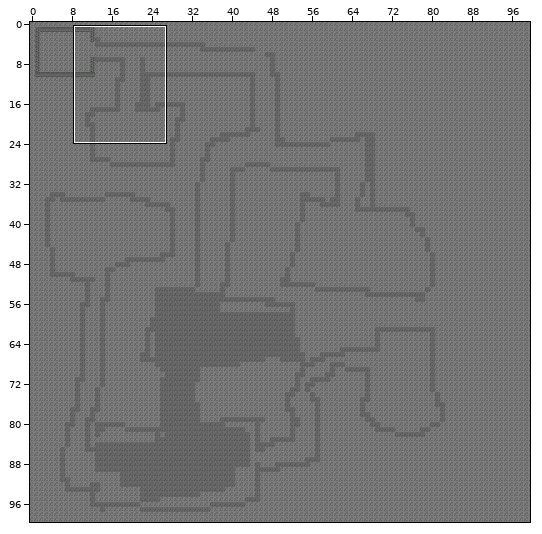
A Tiled map gets an edit: assets/firstMap.tmx. The picture above shows the old version from afar; the outline marks the close-up.
Close-up. Before:
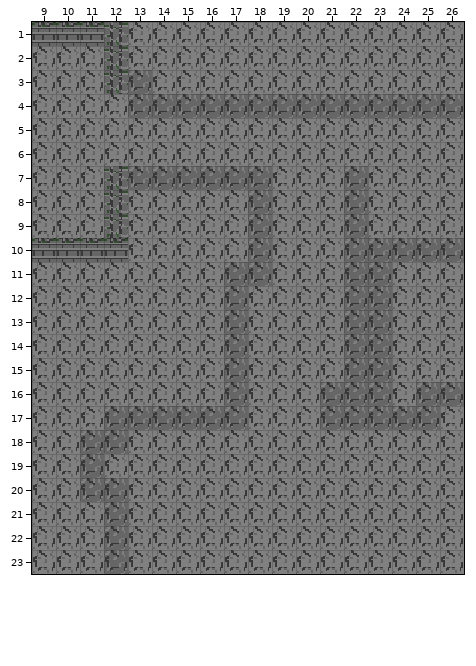
Cells are 16x16 px. Shown: x 9..26, y 1..23. The commit also changed other parts of the map, which this record leaves out. Tiles whose own drawing changed are shown in their newer look in all pictures.
The same view after the edit:
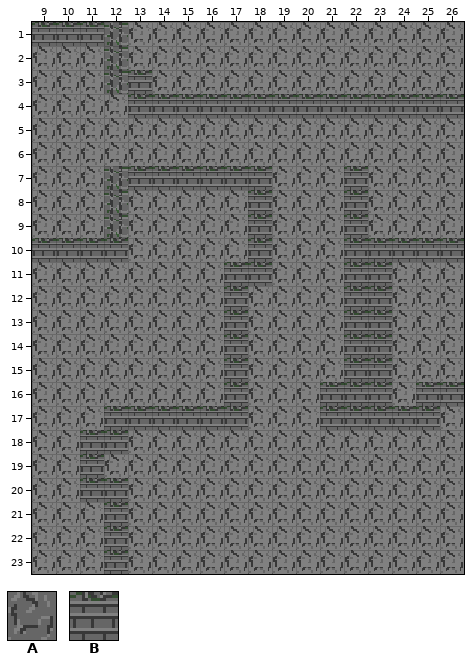
Key: from "Stone": A 0; from "WallForwardAndBack": B 0.
_ is an empty cell.
The exact change:
{"where": "layer \"Tile Layer 1\""}
{"y":3,"x":13,"old":"A","new":"B"}
{"y":4,"x":13,"old":"AAAAAAAAAAAAAA","new":"BBBBBBBBBBBBBB"}
{"y":7,"x":13,"old":"AAAAAA","new":"BBBBBB"}
{"y":7,"x":22,"old":"A","new":"B"}
{"y":8,"x":18,"old":"A","new":"B"}
{"y":8,"x":22,"old":"A","new":"B"}
{"y":9,"x":18,"old":"A","new":"B"}
{"y":9,"x":22,"old":"A","new":"B"}
{"y":10,"x":18,"old":"A","new":"B"}
{"y":10,"x":22,"old":"AAAAA","new":"BBBBB"}
{"y":11,"x":17,"old":"AA","new":"BB"}
{"y":11,"x":22,"old":"AA","new":"BB"}
{"y":12,"x":17,"old":"A","new":"B"}
{"y":12,"x":22,"old":"AA","new":"BB"}
{"y":13,"x":17,"old":"A","new":"B"}
{"y":13,"x":22,"old":"AA","new":"BB"}
{"y":14,"x":17,"old":"A","new":"B"}
{"y":14,"x":22,"old":"AA","new":"BB"}
{"y":15,"x":17,"old":"A","new":"B"}
{"y":15,"x":22,"old":"AA","new":"BB"}
{"y":16,"x":17,"old":"A","new":"B"}
{"y":16,"x":21,"old":"AAA","new":"BBB"}
{"y":16,"x":25,"old":"AA","new":"BB"}
{"y":17,"x":12,"old":"AAAAAA","new":"BBBBBB"}
{"y":17,"x":21,"old":"AAAAA","new":"BBBBB"}
{"y":18,"x":11,"old":"AA","new":"BB"}
{"y":19,"x":11,"old":"A","new":"B"}
{"y":20,"x":11,"old":"AA","new":"BB"}
{"y":21,"x":12,"old":"A","new":"B"}
{"y":22,"x":12,"old":"A","new":"B"}
{"y":23,"x":12,"old":"A","new":"B"}
